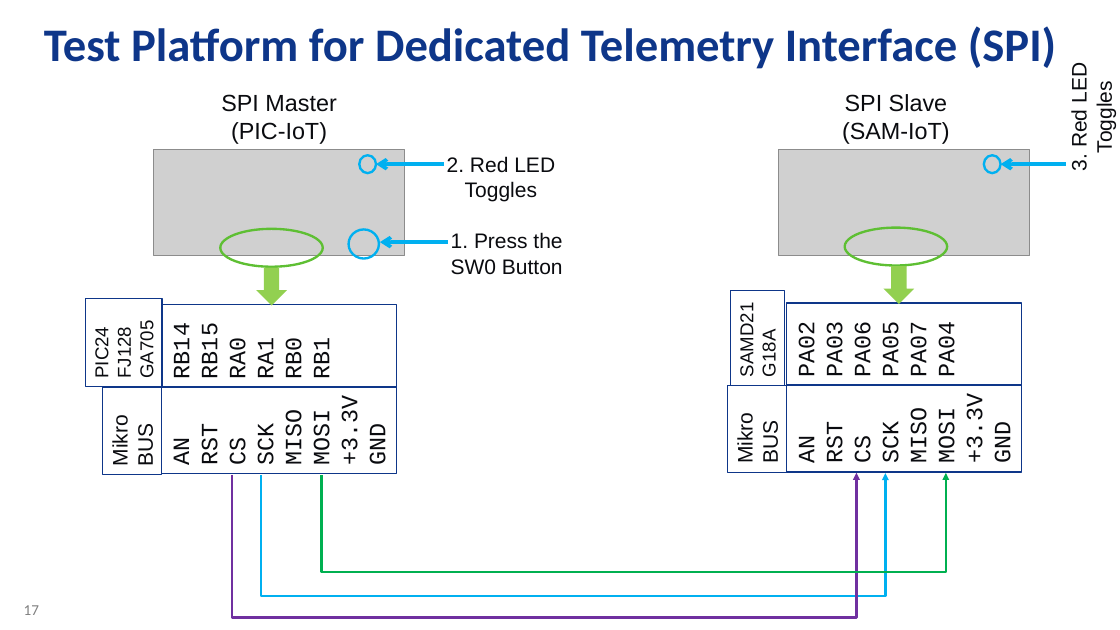
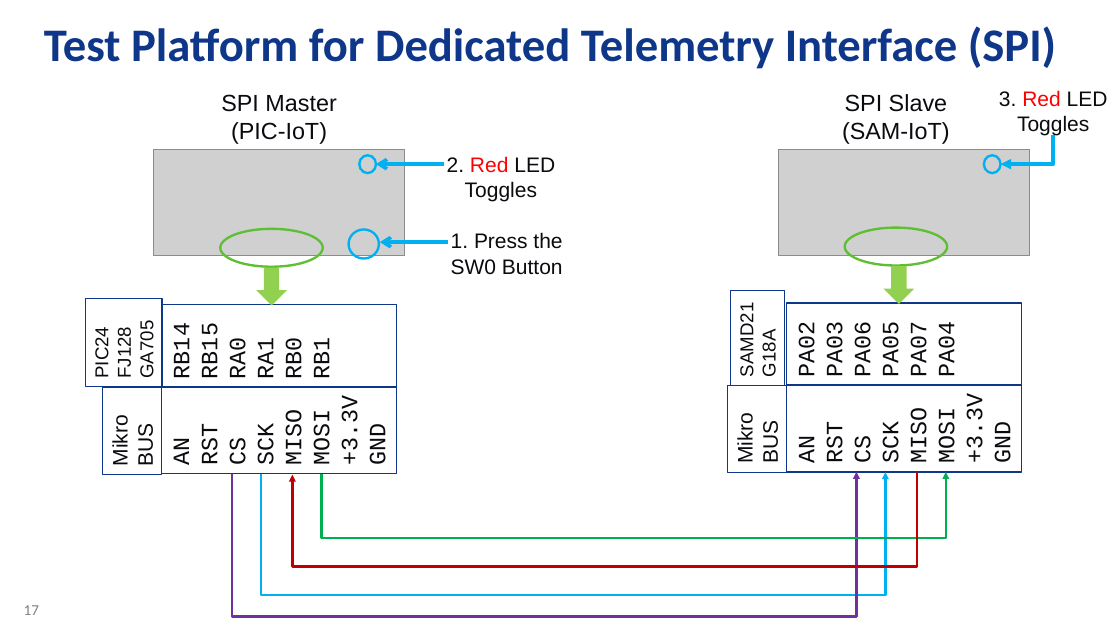
Before and after one commit to danewalton/Microchip-SAM-IoT-Wx, a slide deck: slide 17 of AO-Smith-MSFT-MCHP-r6.pptx. Drawn at 1120x630 pixels with LibreOffice and Linux fonts; fonts in the diff are those of the drawing; grey boxes stand for pictures; background and template pictures are left out. Boxes give left, top, right and bottom in pixels: in the first picture for what was removed or moved away, otherwise in the second. Text is boxed around its words. In the diff, an @@ line names an element or a change of style, - is before the commit and + after.

```diff
--- a/AO-Smith-MSFT-MCHP-r6.pptx
+++ b/AO-Smith-MSFT-MCHP-r6.pptx
@@ text "3. Red LED Toggles": place and size @@
-text "3. Red LED Toggles" at <box>1068,67,1116,170</box>
+text "3. Red LED Toggles" at <box>999,90,1108,136</box>
@@ text "3. Red LED Toggles" at <box>999,90,1108,136</box>: text colour #0A0B0F to #FF0000 in "Red"; rotation 270 to 0 degrees @@
@@ elbow arrow added from (1054, 135) to (1001, 164), #00B0F0 3 pt @@
@@ text "2. Red LED Toggles" at <box>447,156,555,202</box>: text colour #0A0B0F to #FF0000 in "Red" @@
@@ arrow removed from (1065, 164) to (1001, 164) @@
@@ elbow arrow (232, 474) - (856, 472): route changed @@
@@ elbow arrow (261, 475) - (886, 472): route changed @@
@@ elbow arrow added from (917, 472) to (292, 475), #C00000 2 pt @@
@@ elbow arrow (322, 475) - (946, 472): route changed @@
```
Also in this commit, not shown: 1 other file.
